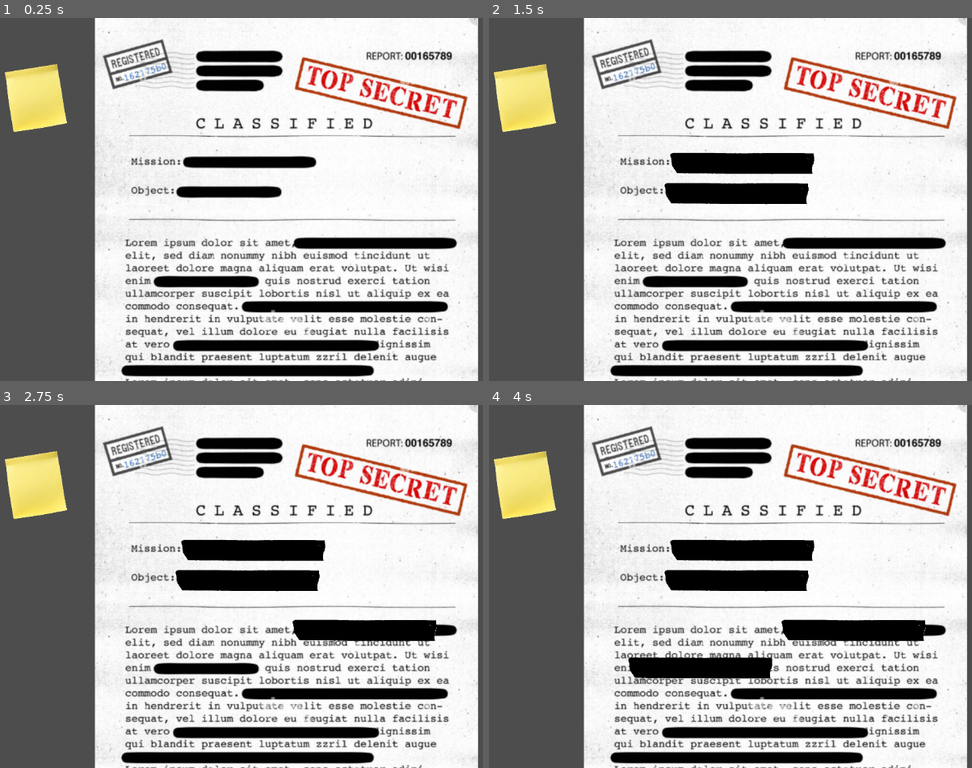
Above: before the commit, frames 1-4 (two rows, left to right).
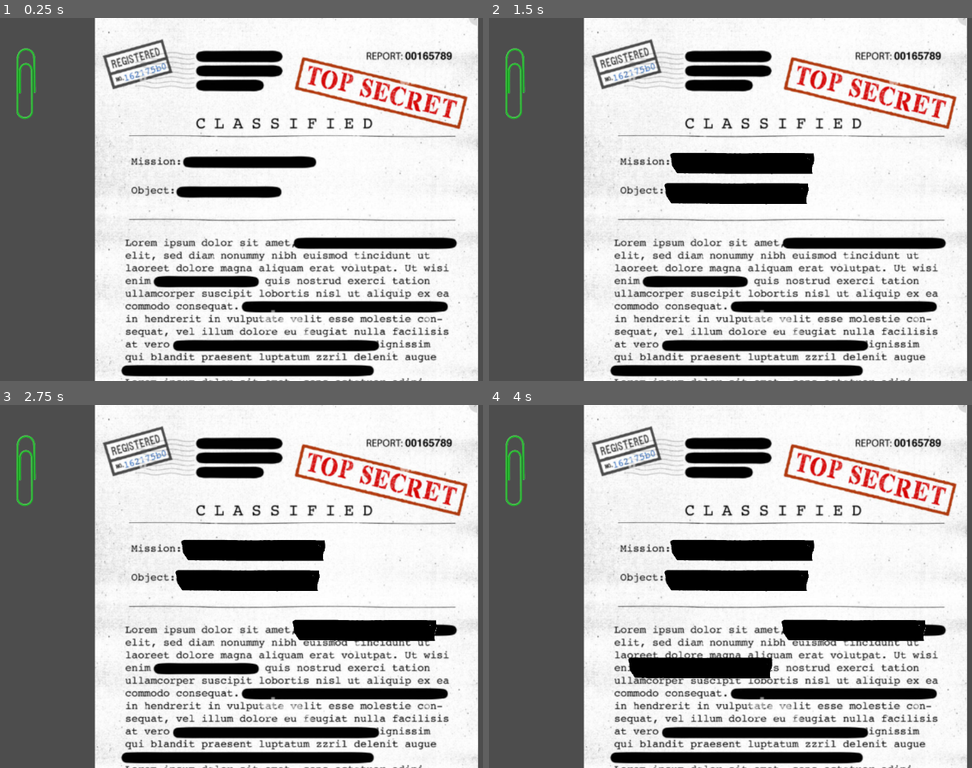
Above: after the commit, the same moments.

Repository: dx0ne/komiksjam2026
Game: Godot game, scene res://game.tscn
Two runs of this game, one before a commit and one after it. Both use one fixed random seed, a clock stepped at 60 frames per second and the inputs below.
Inputs (mouse positions are in pixels of both pictures, inside the frame that each line leads up to):
- Up to frame 1 (0.25 s): no input
- Up to frame 2 (1.5 s): click (740, 163) at 0.5 s; click (735, 192) at 1.25 s
- Up to frame 3 (2.75 s): click (367, 630) at 2 s
- Up to frame 4 (4 s): click (701, 666) at 2.75 s; tap Enter at 3.5 s; move the mouse to (918, 568) at 3.52 s; click (918, 568) at 3.67 s

The runs differ from the first frame. In frame 1, 2.0% of the frame differs, in the area x 1-14%, y 8-32%; in frame 2, 2.0%; in frame 3, 2.0%; in frame 4, 2.0%.

Commit message:
scroling

Diff:
--- a/potty-secret/game.gd
+++ b/potty-secret/game.gd
@@ -1,6 +1,8 @@
 extends Node2D
 
 @onready var node_2d: Node2D = $Node2D
+
+var viewport_size:Vector2;
 
 func _input(event):
 	if event is InputEventMouseButton:
@@ -9,6 +11,13 @@
 		if event.button_index == MOUSE_BUTTON_WHEEL_UP and event.pressed:
 			print("Wheel up "+str(event.factor))
 			node_2d.position.y+=50*event.factor;
+			node_2d.position.y= min(0,node_2d.position.y);
 		if event.button_index == MOUSE_BUTTON_WHEEL_DOWN and event.pressed:
 			print("Wheel down "+str(event.factor))
 			node_2d.position.y-=50*event.factor;
+			node_2d.position.y = max(node_2d.position.y, -1*(node_2d.get_height() - viewport_size.y));
+
+
+func _on_ready() -> void:
+	viewport_size = get_viewport().get_visible_rect().size;
+	pass # Replace with function body.
--- a/potty-secret/game.tscn
+++ b/potty-secret/game.tscn
@@ -11,4 +11,6 @@
 position = Vector2(230, 0)
 
 [node name="Node2D2" parent="." unique_id=1130567401 instance=ExtResource("3_feb5d")]
-position = Vector2(119, 127)
+position = Vector2(101, 100)
+
+[connection signal="ready" from="." to="." method="_on_ready"]
--- a/potty-secret/item_draggable.gd
+++ b/potty-secret/item_draggable.gd
@@ -2,10 +2,14 @@
 
 var dragging = false
 var click_radius = 32 # Size of the sprite.
+var rel_pos:Vector2;
+var rel_rot:float;
 
 func _input(event):
 	if event is InputEventMouseButton and event.button_index == MOUSE_BUTTON_LEFT:
-		if ((event as InputEventMouse).position - self.position).length() < click_radius:
+		rel_pos = (event).position - self.position;
+		rel_rot = (self.position - event.position).angle();
+		if rel_pos.length() < click_radius:
 			# Start dragging if the click is on the sprite.
 			if not dragging and event.pressed:
 				dragging = true
@@ -15,4 +19,6 @@
 
 	if event is InputEventMouseMotion and dragging:
 		# While dragging, move the sprite with the mouse.
-		self.position = event.position
+		var rel:Vector2 = self.position - event.position;
+		self.position = event.position + rel.normalized() * rel_pos.length();
+		self.rotation = rel.normalized().angle() - rel_rot;
--- a/potty-secret/item_draggable.tscn
+++ b/potty-secret/item_draggable.tscn
@@ -1,7 +1,7 @@
 [gd_scene format=3 uid="uid://be4ckl5tcikud"]
 
 [ext_resource type="Script" uid="uid://e75p3g6bvrqf" path="res://item_draggable.gd" id="1_vajdk"]
-[ext_resource type="Texture2D" uid="uid://bkotcg8ogccy" path="res://art/posit.png" id="2_hcga6"]
+[ext_resource type="Texture2D" uid="uid://eo6sae7ur7iu" path="res://art/paperclip.png" id="2_hcga6"]
 
 [node name="Node2D" type="Node2D" unique_id=1130567401]
 script = ExtResource("1_vajdk")
--- a/potty-secret/paper.gd
+++ b/potty-secret/paper.gd
@@ -1,3 +1,4 @@
+class_name Paper
 extends Node2D
 
 
@@ -11,3 +12,6 @@
 func some_redacted_kliked(idname:String):
 	print(idname+" redacted")
 	pass;
+
+func get_height() -> float:
+	return $TextureRect.get_rect().size.y;
--- a/potty-secret/project.godot
+++ b/potty-secret/project.godot
@@ -14,6 +14,10 @@
 run/main_scene="uid://cggyjbbmibssx"
 config/features=PackedStringArray("4.6", "Forward Plus")
 config/icon="res://icon.svg"
+
+[editor]
+
+movie_writer/movie_file="D:/Projects/_GodotProjects/komiksjam2026_record/qaz.avi"
 
 [input]
 
Binary file added: potty-secret/art/paperclip.png
Not shown, added: potty-secret/art/paperclip.png.import
Not shown, added: tools/get_latest.bat
Not shown, added: tools/submit_all.bat
